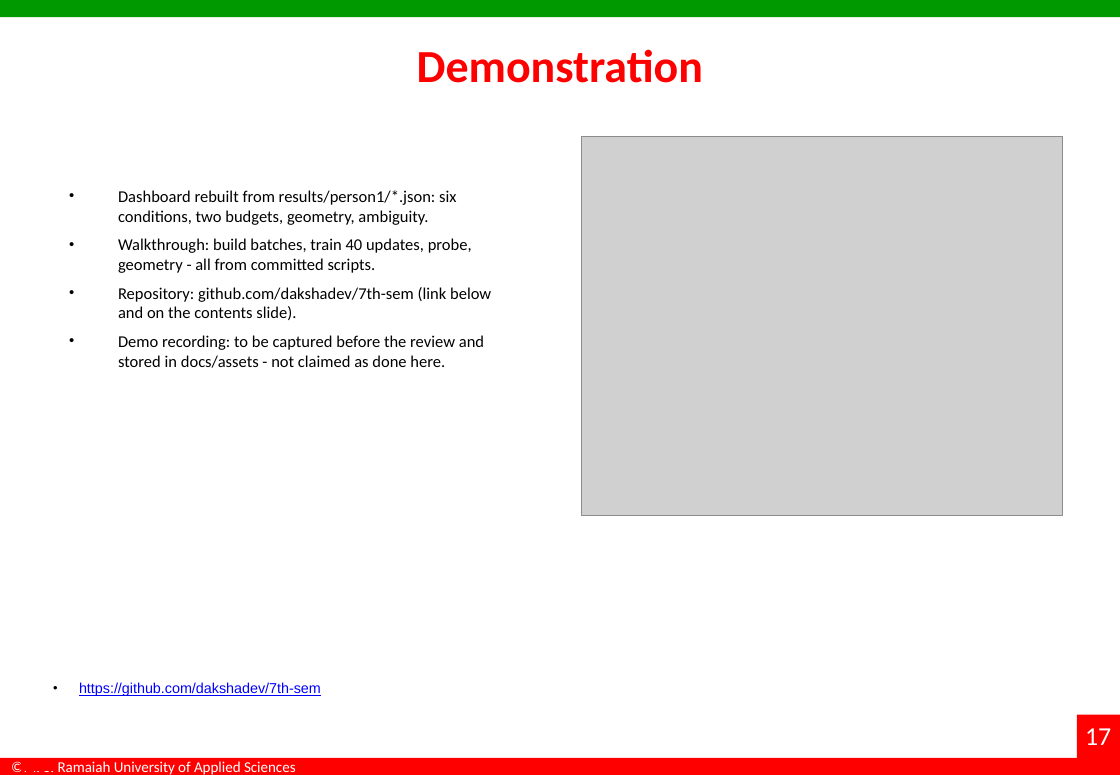
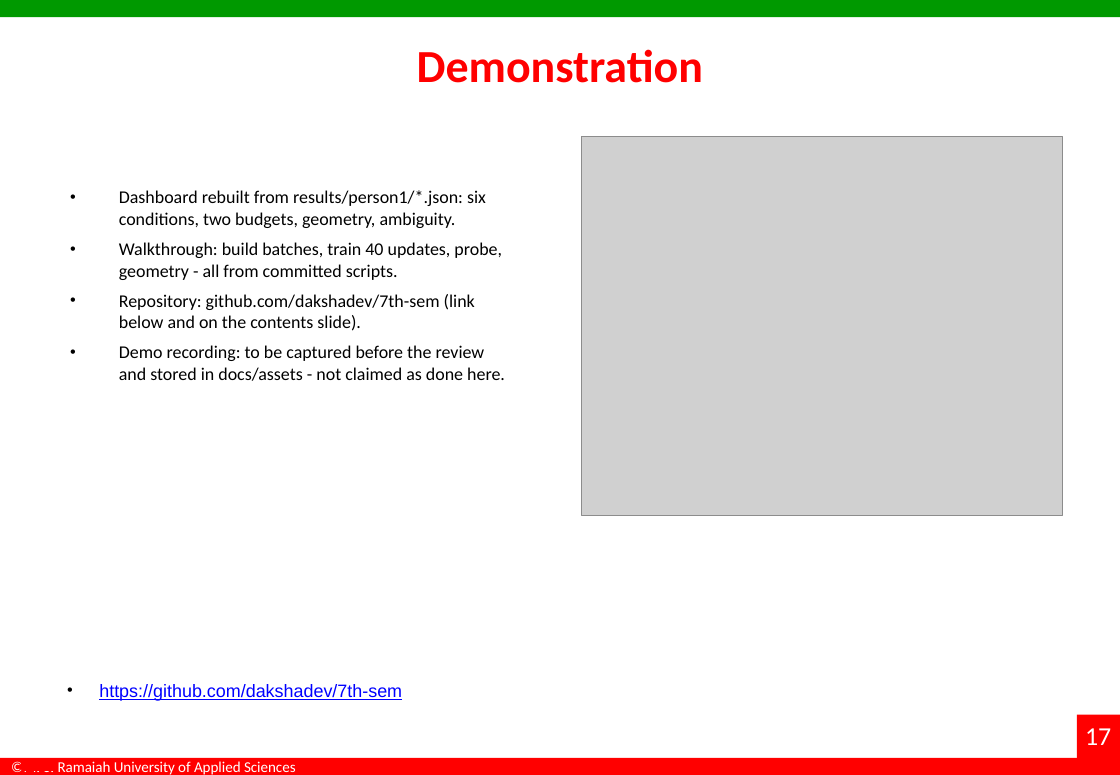
Before and after one commit to dakshadev/7th-sem, a slide deck: slide 17 of docs/Interim_Project_Presentation_7th-sem.pptx. Drawn at 1120x775 pixels with LibreOffice and Linux fonts; fonts in the diff are those of the drawing; grey boxes stand for pictures; background and template pictures are left out. Boxes give left, top, right and bottom in pixels: in the first picture for what was removed or moved away, otherwise in the second. Text is boxed around its words. In the diff, an @@ line names an element or a change of style, - is before the commit and + after.

Commit message:
docs(deck): type and alignment pass to presentation standard
Read as a viewer, not a thumbnail: six-column literature tables sat at 7.6pt, captions at 10pt, body
copy at 13pt, and every element type had its own left edge (tables 30pt, text 39pt, images 30-68pt).

- one left margin (0.55in) and one content width (700.8pt, i.e. the full area between margins)
- type floor raised: 20pt on the sparse slides, 17-18pt elsewhere, 15.5pt where the contents are
  dense, 10.5-11pt in tables, 11pt captions, 8.5pt references
- the longest paragraphs were rewritten in presentation register, since full sentences were the
  reason the type had to be small; the paper keeps the long form
- text blocks vertically balanced using PowerPoint's measured bound height instead of a guess
- column widths redistributed so Evidence has room and 'Completed' fits on one line
- orphan words removed from the conclusion bullets

Two regressions the render caught and this fixes: the references slide's two columns were being
stacked on one margin, and the repository link was being re-centred into the middle of the list.

scripts/polish_typography.ps1, scripts/rewrite_slide_copy.ps1, scripts/balance_text.ps1.

```diff
--- a/docs/Interim_Project_Presentation_7th-sem.pptx
+++ b/docs/Interim_Project_Presentation_7th-sem.pptx
@@ text "Dashboard rebuilt from results/person1/*.json: six ..." at box(119, 190, 505, 381): size 11.5 to 12.5 pt @@
@@ text "https://github.com/dakshadev/7th-sem": place and size @@
-text "https://github.com/dakshadev/7th-sem" at box(79, 682, 321, 696)
+text "https://github.com/dakshadev/7th-sem" at box(99, 684, 402, 701)
@@ text "https://github.com/dakshadev/7th-sem" at box(99, 684, 402, 701): size 10 to 12.5 pt; indent changed @@
```
Also in this commit, not shown: 19 other slides changed, 6 other files.
